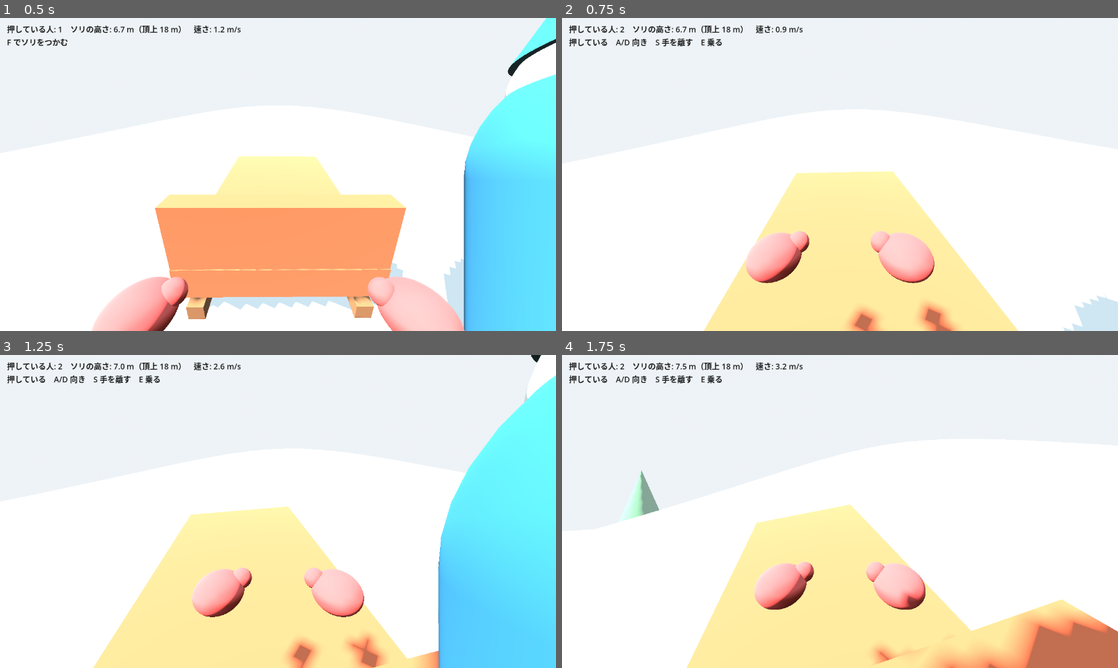
Above: before the commit, frames 1-4 (two rows, left to right).
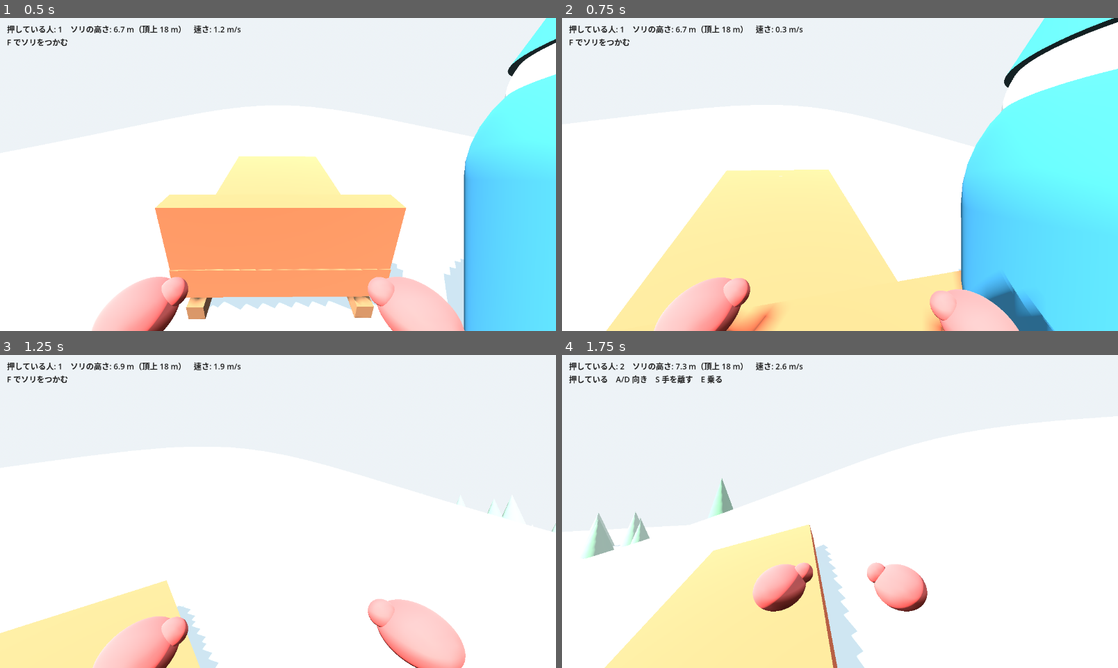
Above: after the commit, the same moments.

Repository: rigelpain/Lodge
Game: Godot game, scene res://main.tscn
Two runs of this game, one before a commit and one after it. Both use one fixed random seed, a clock stepped at 60 frames per second and the inputs below.
Inputs (mouse positions are in pixels of both pictures, inside the frame that each line leads up to):
- Up to frame 1 (0.5 s): no input
- Up to frame 2 (0.75 s): tap Enter at 0.5 s; move the mouse to (867, 174) at 0.52 s; hold W from 0.53 s (still down); tap R at 0.6 s
- Up to frame 3 (1.25 s): keep holding W; tap Space at 0.77 s
- Up to frame 4 (1.75 s): keep holding W; move the mouse to (812, 511) at 1.27 s; tap F at 1.35 s; tap Space at 1.52 s

Frame 1 is identical in both runs. In frame 2, 38% of the frame differs, in the area x 1-100%, y 0-100%; in frame 3, 39%, in the area x 0-100%, y 0-100%; in frame 4, 19%.

Commit message:
つかんだまま A/D で、真向かいの縁を軸に回り込む。ピンチで視野角。近づいての吸着はやめる
代表の言葉「掴んだ状態で左右に行くときにソリの自分とは真逆の点を中心に
自分が回転移動するように。坂上に押すときにバランスが崩れていっても調整できそう」
「ピンチインアウトで視野角変えられるように」「近づいて吸着はやめよう」。
A/D はソリに力をかけるのでなく、つかんだ所の真向かいの縁を軸にソリ全体を回し、
体もソリと一緒に回る（毎秒 40°）。回り込みの最中は横滑りの抵抗を切る。
つかむのは F だけ。確かめ用に --sim=turn を足した。

Co-Authored-By: Claude Fable 5.1 <noreply@anthropic.com>

Diff:
--- a/game/main.gd
+++ b/game/main.gd
@@ -194,6 +194,17 @@
 			player.global_position = sled.to_global(Vector3(2.0, 0, 0)) + Vector3.UP * 0.2
 			var inward: Vector3 = -sled.global_basis.x
 			player.rotation.y = atan2(-inward.x, -inward.z)
+		if args["sim"] == "turn":
+			player.global_position = sled.to_global(Vector3(0, 0, 2.4)) + Vector3.UP * 0.2
+			player.rotation.y = atan2(-fwd.x, -fwd.z)
+			player.grab()
+			var evd := InputEventKey.new()
+			evd.physical_keycode = KEY_D
+			evd.pressed = true
+			Input.parse_input_event(evd)
+			return
+		if args["sim"] == "1":
+			player.grab()
 		var ev := InputEventKey.new()
 		ev.physical_keycode = KEY_W
 		ev.pressed = true
@@ -206,7 +217,7 @@
 			log_t = 0.0
 			var bots := get_children().filter(func(c): return c.get_script() == Bot)
 			var bd: float = bots[0].global_position.distance_to(s) if bots.size() > 0 else 0.0
-			var me := ("　あなた=%s %s" % [["歩く", "つかむ", "乗る", "紐"][player.mode], player.prompt]) if player else ""
+			var me := ("　あなた=%s 向き=%.0f° ソリ向き=%.0f°" % [["歩く", "つかむ", "乗る", "紐"][player.mode], rad_to_deg(player.rotation.y), rad_to_deg(sled.rotation.y)]) if player else ""
 			print("t=%.0f 高さ=%.2f 頂上まで=%.1f 押していた割合=%.0f%% 乗る人=%d 仲間との距離=%.1f%s" % [elapsed, s.y, top, 100.0 * _duty / _frames, sled.riders.size(), bd, me])
 			_duty = 0
 			_frames = 0
--- a/game/player.gd
+++ b/game/player.gd
@@ -1,6 +1,6 @@
 extends CharacterBody3D
 ## あなた。一人称で、見えるのはフェルトの手袋をした両手だけ。
-## ソリのまわりのどこからでも F でつかめる（近くで W を押し続けても吸い付く）。
+## ソリのまわりのどこからでも F でつかめる。
 ## つかんだまま W で押し、A/D で向きを変え、S を引き続けるか F で手を離す。
 ## 前に回って F を押すと紐を持ち、歩いて引ける。
 
@@ -9,8 +9,8 @@
 const JUMP := 4.5
 const GRAVITY := 9.8
 const GRAB_REACH := 2.2      # F でつかめる、立つ位置までの距離 (m)
-const SNAP_REACH := 1.0      # W で歩いて近づくと吸い付く距離 (m)
 const LET_GO_SPEED := 5.0    # ソリがこれより速く滑ると手が離れる (m/s)
+const PIVOT_RATE := 0.7      # 回り込む速さ (rad/s)
 const ROPE_SEGS := 14
 
 enum Mode { WALK, GRIP, RIDE, ROPE }
@@ -98,6 +98,9 @@
 	if e is InputEventMouseMotion and Input.mouse_mode == Input.MOUSE_MODE_CAPTURED:
 		rotate_y(-e.relative.x * 0.003)
 		cam.rotation.x = clamp(cam.rotation.x - e.relative.y * 0.003, -1.4, 1.3)
+	elif e is InputEventMagnifyGesture:
+		# トラックパッドのピンチ: 広げると寄る（視野角が狭まる）
+		base_fov = clamp(base_fov / e.factor, 50.0, 110.0)
 	elif e is InputEventMouseButton and e.pressed:
 		if e.button_index == MOUSE_BUTTON_WHEEL_UP:
 			base_fov = clamp(base_fov - 3.0, 50.0, 110.0)
@@ -260,12 +263,7 @@
 		return
 	var fwd: Vector3 = sled.global_basis * gp[1]
 	fwd.y = 0
-	var facing := fwd.normalized().dot(-global_basis.z) > 0.6
-	# ソリへ向かって歩いて縁に触れたら吸い付く
-	if input.y < 0 and facing and global_position.distance_to(stand_w) < SNAP_REACH:
-		grab()
-		return
-	if facing:
+	if fwd.normalized().dot(-global_basis.z) > 0.6:
 		prompt = "F でソリをつかむ"
 
 
@@ -282,9 +280,19 @@
 	if Input.is_physical_key_pressed(KEY_W):
 		sled.push(fwd, target + fwd * 0.6 + Vector3.UP * 0.5)
 		pushing = true
+	# A/D: 真向かいの縁を軸に回り込む。D で自分の右へ動く向きに回す
 	var steer := _key(KEY_D) - _key(KEY_A)
 	if steer != 0.0:
-		sled.steer_from_handle(steer)
+		var pivot_local := Vector3(-handle.x, 0, -handle.z)
+		var arm: Vector3 = global_position - sled.to_global(pivot_local)
+		arm.y = 0
+		var move_dir := Vector3.UP.cross(arm)   # 正の回転で自分が動く向き
+		var sgn := 1.0 if move_dir.dot(global_basis.x) >= 0.0 else -1.0
+		var omega := steer * sgn * PIVOT_RATE
+		sled.pivot_turn(handle, omega)
+		rotate_y(omega * dt)   # 体もソリと一緒に回り、ソリを向いたままになる
+	else:
+		sled.angular_velocity.y = lerp(sled.angular_velocity.y, 0.0, min(1.0, dt * 8.0))
 
 	# 後ろへ引き続けると手を離す
 	_pull = _pull + dt if Input.is_physical_key_pressed(KEY_S) else 0.0
--- a/game/sled.gd
+++ b/game/sled.gd
@@ -17,6 +17,7 @@
 var riders: Array[Node3D] = []
 var holders := {}           # つかんでいる人 → つかんだ所（ソリの座標）
 var rope_holder: Node3D = null
+var _pivoting := false
 var _push_count := 0
 
 
@@ -120,9 +121,21 @@
 
 
 
-## 取っ手を握ったまま、押す向きを変える（乗っているときより弱い）
-func steer_from_handle(steer: float) -> void:
-	apply_torque(Vector3.UP * -steer * 70.0)
+## つかんでいる人が左右に回り込む: つかんだ所の真向かいの縁を軸に、ソリ全体を回す。
+## omega は回す速さ (rad/s、上から見て反時計回りが正)。軸の点（世界座標）を返す
+func pivot_turn(handle: Vector3, omega: float) -> Vector3:
+	var pivot_local := Vector3(-handle.x, 0, -handle.z)
+	var pivot := to_global(pivot_local)
+	var r := global_position - pivot
+	r.y = 0
+	var lateral := Vector3.UP.cross(r)   # 軸まわりに回るとき、重心が動く向き（長さ |r|）
+	angular_velocity.y = omega
+	if lateral.length() > 0.01:
+		var dir := lateral.normalized()
+		var want := omega * lateral.length()
+		linear_velocity += dir * (want - linear_velocity.dot(dir))
+	_pivoting = true
+	return pivot
 
 
 func mount(who: Node3D) -> Vector3:
@@ -163,10 +176,12 @@
 	pushers = _push_count
 	_push_count = 0
 	linear_damp = RIDE_DAMP if riders.size() > 0 else CLIMB_DAMP
-	# 滑り木: 前後にはよく滑り、横には滑りにくい
-	var side := global_basis.x
-	var slip := side * linear_velocity.dot(side)
-	apply_central_force(-slip * mass * SLIP_RESIST)
+	# 滑り木: 前後にはよく滑り、横には滑りにくい（回り込みの最中は邪魔しない）
+	if not _pivoting:
+		var side := global_basis.x
+		var slip := side * linear_velocity.dot(side)
+		apply_central_force(-slip * mass * SLIP_RESIST)
+	_pivoting = false
 	# 起き上がり: 大きく傾いたら少しずつ戻す
 	var up := global_basis.y
 	if up.y < 0.5:
